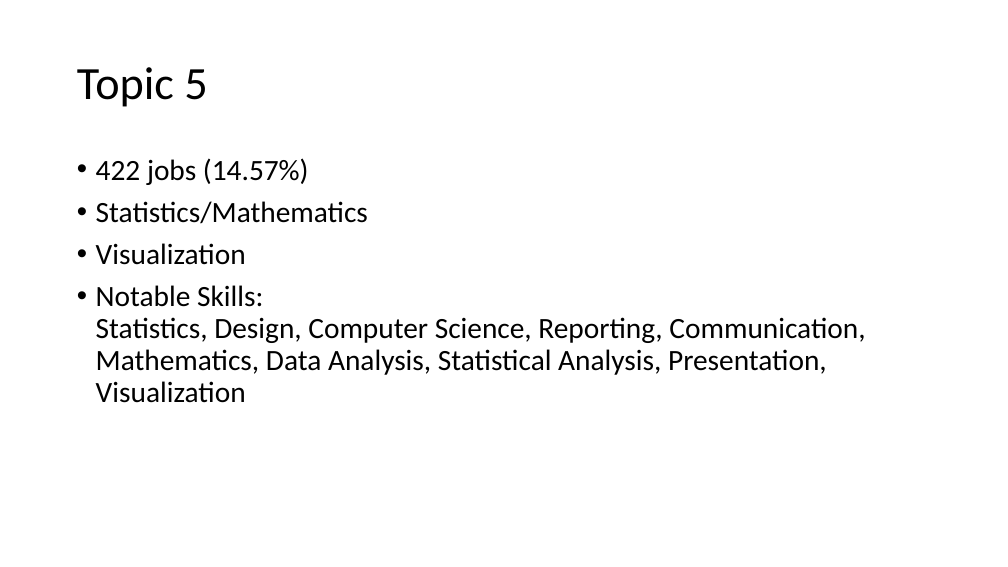
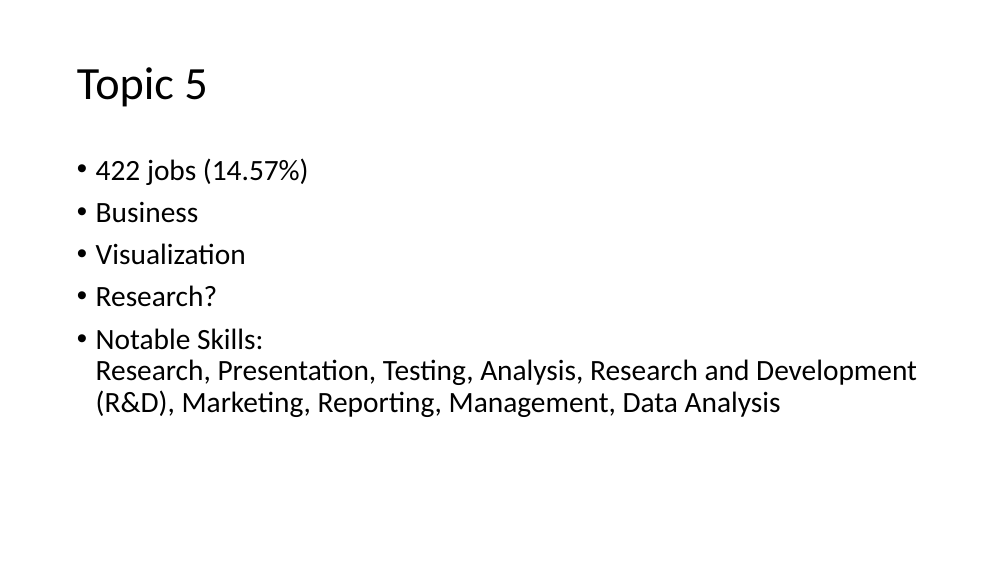
Before and after one commit to binxuankong/skills-ontology-project, a slide deck: slide 21 of Data Science Category.pptx (slide 12 before the commit). Drawn at 1008x567 pixels with LibreOffice and Linux fonts; fonts in the diff are those of the drawing. Boxes give left, top, right and bottom in pixels: in the first picture for what was removed or moved away, otherwise in the second. Text is boxed around its words. In the diff, an @@ line names an element or a change of style, - is before the commit and + after.

Commit message:
30 topic modelling

```diff
--- a/Data Science Category.pptx
+++ b/Data Science Category.pptx
@@ text at box(96, 202, 199, 223): text changed @@
-• Statistics/Mathematics
+• Business
@@ text at box(96, 285, 917, 417): text changed @@
-• Notable Skills:
-  Statistics, Design, Computer Science, Reporting, Communication, Mathematics, Data Analysis, Statistical Analysis, Presentation, Visualization
+• Research?
+• Notable Skills:
+  Research, Presentation, Testing, Analysis, Research and Development (R&D), Marketing, Reporting, Management, Data Analysis
```
Also in this commit, not shown: 10 slides added, 2 slides removed, 3 other files.
